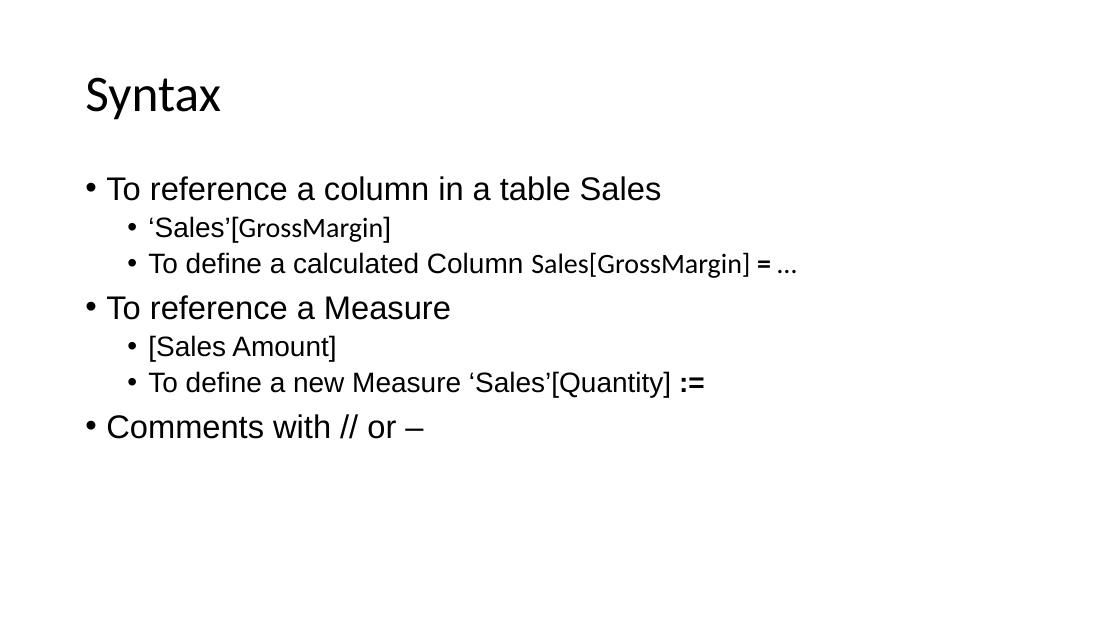
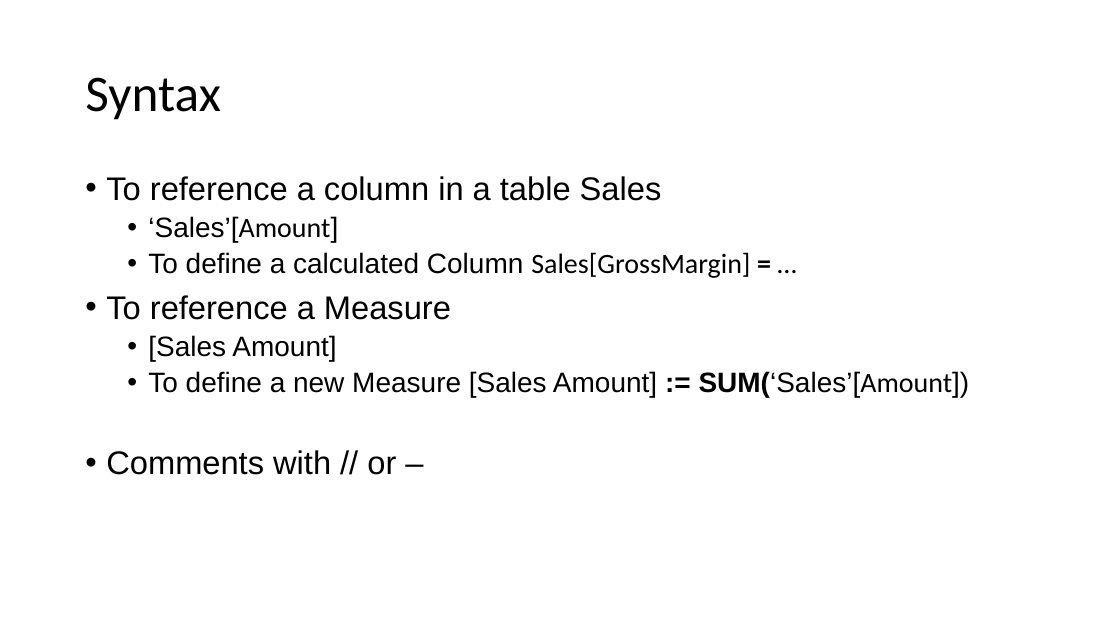
Before and after one commit to LukasSteindl/tabularmodelforfinance, a slide deck: slide 29 of Slides.pptx. Drawn at 1120x630 pixels with LibreOffice and Linux fonts; fonts in the diff are those of the drawing. Boxes give left, top, right and bottom in pixels: in the first picture for what was removed or moved away, otherwise in the second. Text is boxed around its words. In the diff, an @@ line names an element or a change of style, - is before the commit and + after.

Commit message:
updated slides

```diff
--- a/Slides.pptx
+++ b/Slides.pptx
@@ text at (148, 216, 338, 242): text changed; font Calibri to Arial @@
-  • ‘Sales’[GrossMargin]
+  • ‘Sales’[Amount]
@@ text at (148, 371, 970, 397): text changed @@
-  • To define a new Measure ‘Sales’[Quantity] :=
+  • To define a new Measure [Sales Amount] := SUM(‘Sales’[Amount])
```
Also in this commit, not shown: 2 other slides changed, 2 other files.
